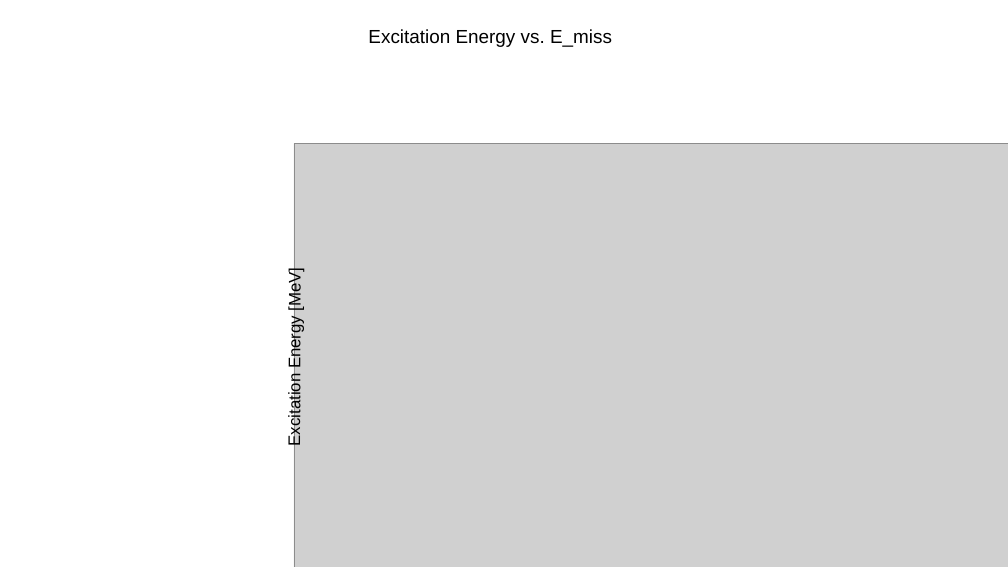
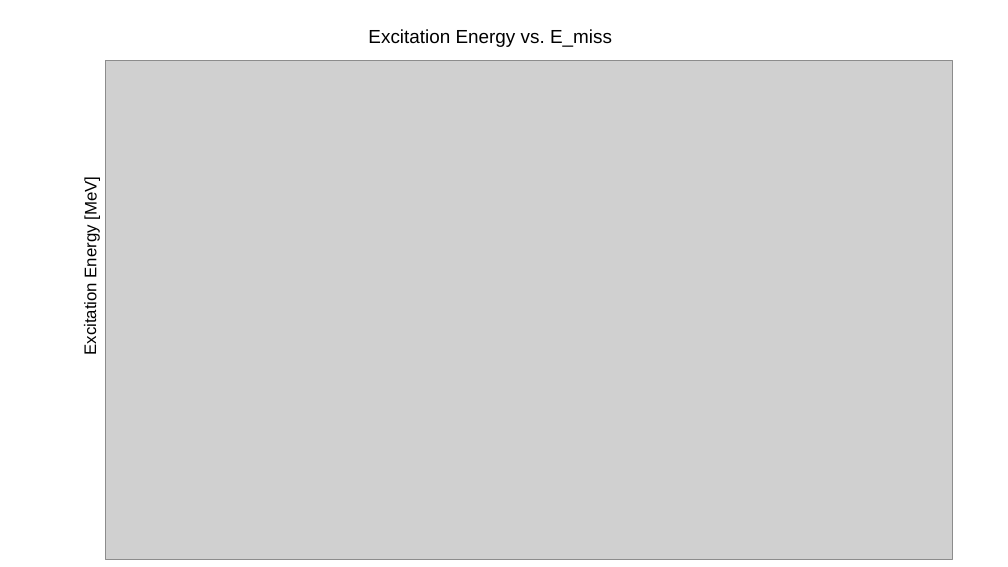
Before and after one commit to jenegger/2021_psi_pres, a slide deck: slide 42 of analysis.odp. Drawn at 1008x567 pixels with LibreOffice and Linux fonts; fonts in the diff are those of the drawing; grey boxes stand for pictures; background and template pictures are left out. Boxes give left, top, right and bottom in pixels: in the first picture for what was removed or moved away, otherwise in the second. Text is boxed around its words. In the diff, an @@ line names an element or a change of style, - is before the commit and + after.

```diff
--- a/analysis.odp
+++ b/analysis.odp
@@ picture resized from (x1=294, y1=144, x2=1008, y2=567) to (x1=105, y1=60, x2=953, y2=560) @@
@@ text "Excitation Energy [MeV]" moved from (x1=285, y1=271, x2=304, y2=445) to (x1=81, y1=181, x2=100, y2=354) @@
```
Also in this commit, not shown: 10 other slides changed, 1 slide added, 1 slide removed, 2 other files.
